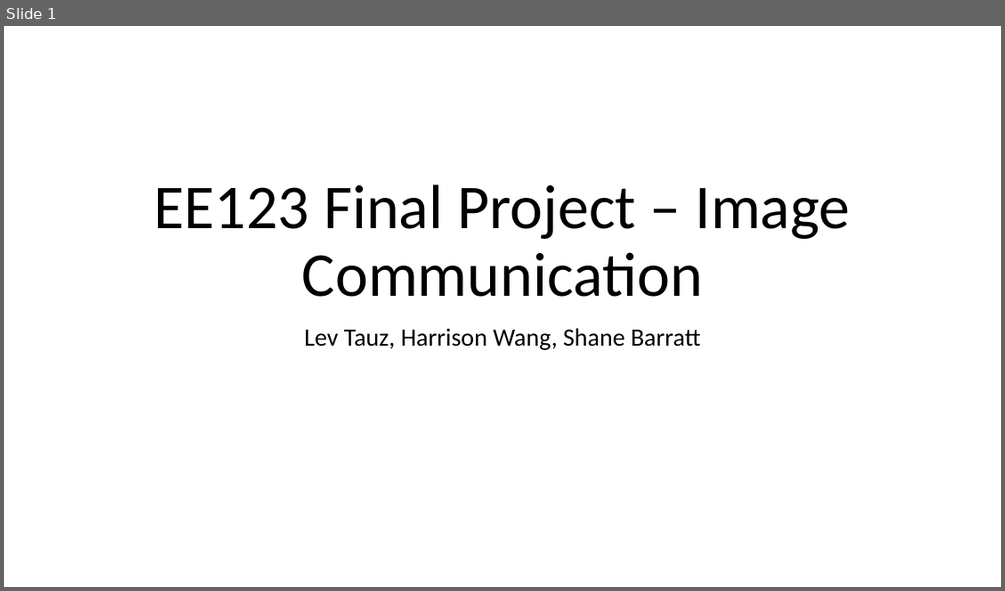
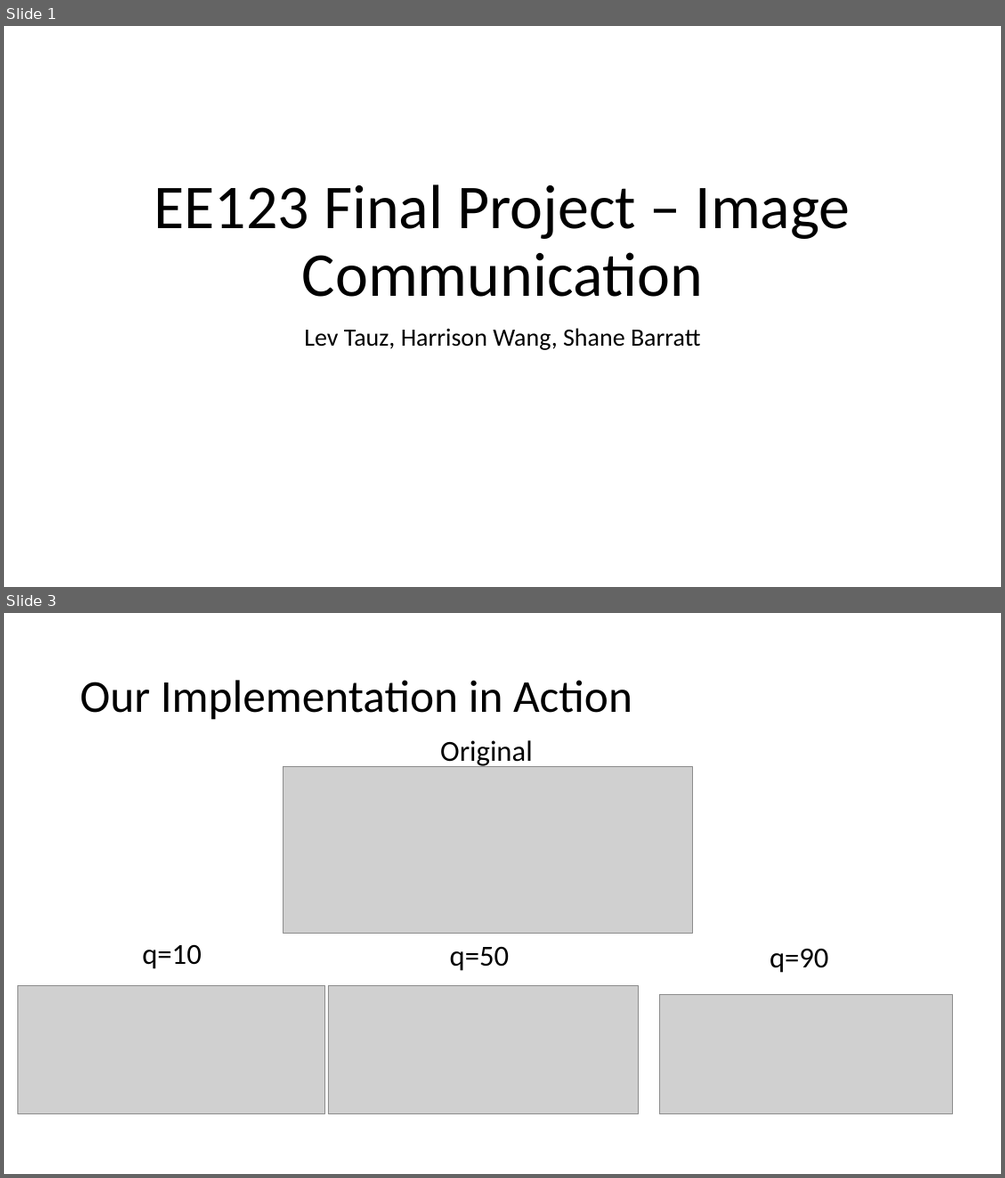
Before and after one commit to levtauz/Image_Project, a slide deck: docs/presentation.pptx. Shown one above the other, each under a label of ours: slide 1 before the commit, slides 1 and 3 after it; the slides between them are not shown. The pictures are 1005x591 and 1005x1178 pixels, drawn with LibreOffice and Linux fonts; fonts in the diff are those of the drawing; grey boxes stand for pictures. Boxes give left, top, right and bottom in pixels: in the first picture for what was removed or moved away, otherwise in the second. Text is boxed around its words. In the diff, an @@ line names an element or a change of style, - is before the commit and + after.

```diff
--- a/docs/presentation.pptx
+++ b/docs/presentation.pptx
@@ slide 3 added at <box>4,613,1001,1174</box>, background #FFFFFF @@
@@ title added at <box>80,680,632,720</box>, 44 pt, text #000000 @@
+Our Implementation in Action
@@ text added at <box>440,740,533,768</box>, 28 pt, text #000000 @@
+Original
@@ picture added at <box>283,766,693,933</box> @@
@@ text added at <box>142,944,201,969</box>, 28 pt, text #000000 @@
+q=10
@@ text added at <box>450,946,509,971</box>, 28 pt, text #000000 @@
+q=50
@@ text added at <box>769,948,828,973</box>, 28 pt, text #000000 @@
+q=90
@@ picture added at <box>17,985,324,1114</box> @@
@@ picture added at <box>328,985,638,1114</box> @@
@@ picture added at <box>659,995,952,1114</box> @@
```
Also in this commit, not shown: 3 slides changed, 1 other slide added, 1 slide removed, 4 other files.
